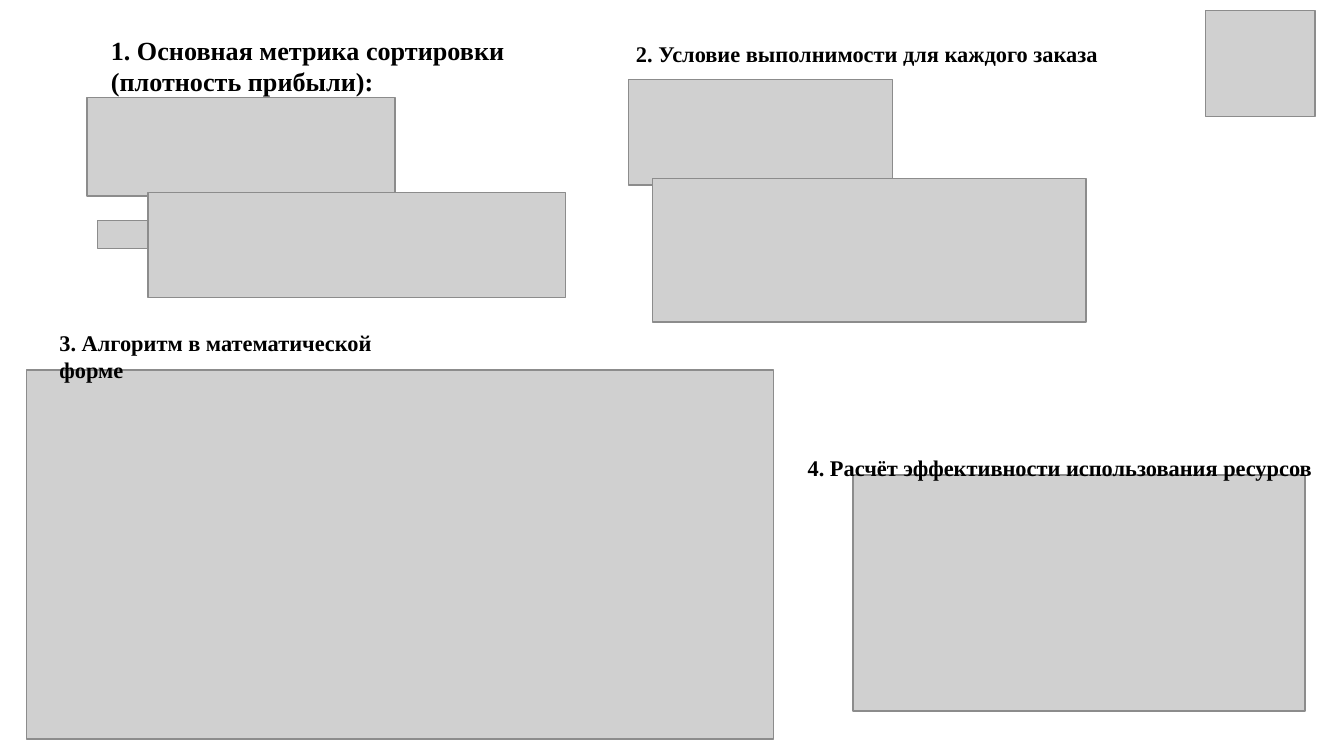
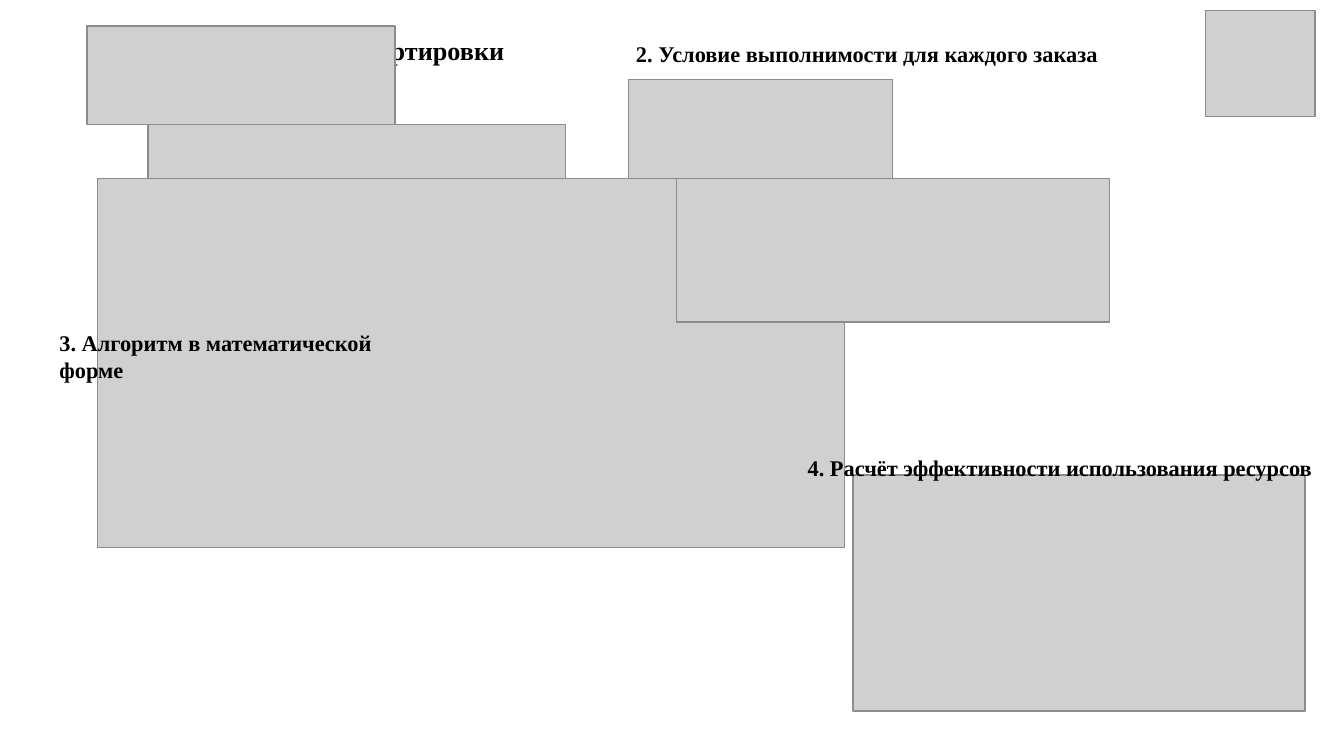
Before and after one commit to lieson-bit/DiplomaWork, a slide deck: slide 10 of reports/DiplomaPresentation.pptx. Drawn at 1344x756 pixels with LibreOffice and Linux fonts; fonts in the diff are those of the drawing; grey boxes stand for pictures; background and template pictures are left out. Boxes give left, top, right and bottom in pixels: in the first picture for what was removed or moved away, otherwise in the second. Text is boxed around its words. In the diff, an @@ line names an element or a change of style, - is before the commit and + after.

```diff
--- a/reports/DiplomaPresentation.pptx
+++ b/reports/DiplomaPresentation.pptx
@@ picture moved from (x1=87, y1=97, x2=395, y2=195) to (x1=87, y1=26, x2=395, y2=124) @@
@@ picture moved from (x1=148, y1=192, x2=566, y2=297) to (x1=148, y1=125, x2=566, y2=230) @@
@@ picture moved from (x1=27, y1=370, x2=774, y2=739) to (x1=98, y1=179, x2=845, y2=548) @@
@@ picture moved from (x1=652, y1=179, x2=1086, y2=323) to (x1=676, y1=179, x2=1110, y2=323) @@
```
Also in this commit, not shown: 21 other files.
